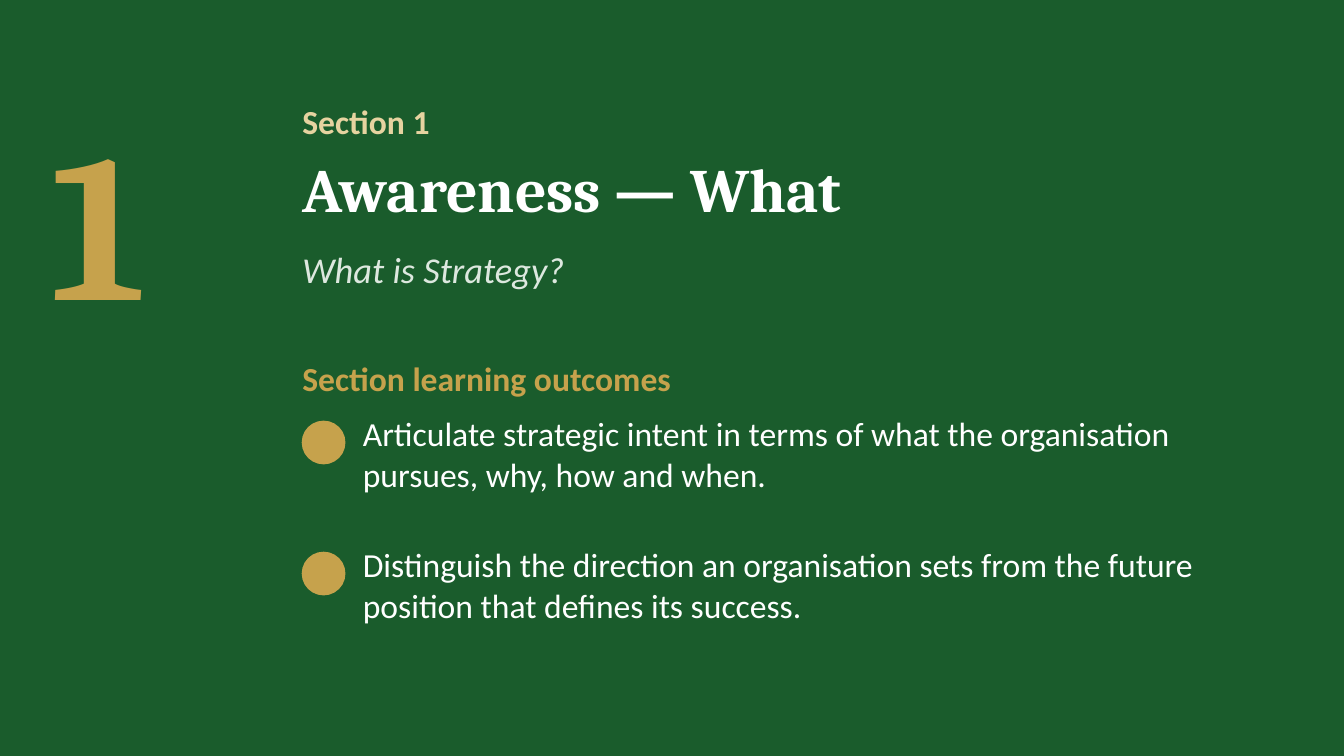
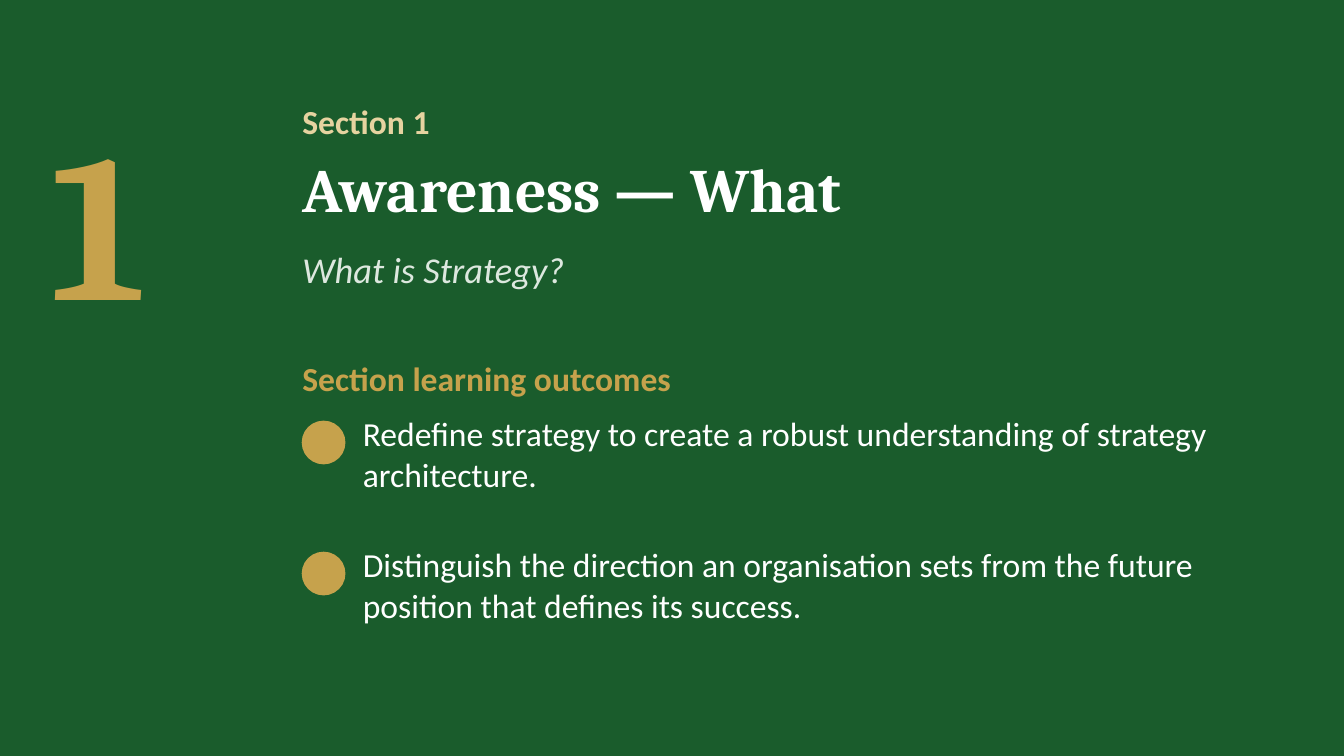
Before and after one commit to IBSL26/ibsl-platform, a slide deck: slide 4 of Unit decks/Unit 02 - Strategy Visioning & Success in Practice (SiP).pptx. Drawn at 1344x756 pixels with LibreOffice and Linux fonts; fonts in the diff are those of the drawing; background and template pictures are left out. Boxes give left, top, right and bottom in pixels: in the first picture for what was removed or moved away, otherwise in the second. Text is boxed around its words. In the diff, an @@ line names an element or a change of style, - is before the commit and + after.

```diff
--- a/Unit decks/Unit 02 - Strategy Visioning & Success in Practice (SiP).pptx
+++ b/Unit decks/Unit 02 - Strategy Visioning & Success in Practice (SiP).pptx
@@ text at bbox=[363, 422, 1206, 488]: text changed @@
-Articulate strategic intent in terms of what the organisation pursues, why, how and when.
+Redefine strategy to create a robust understanding of strategy architecture.
```
Also in this commit, not shown: 15 other slides changed, 29 slides added, 12 slides removed, 47 other files.
